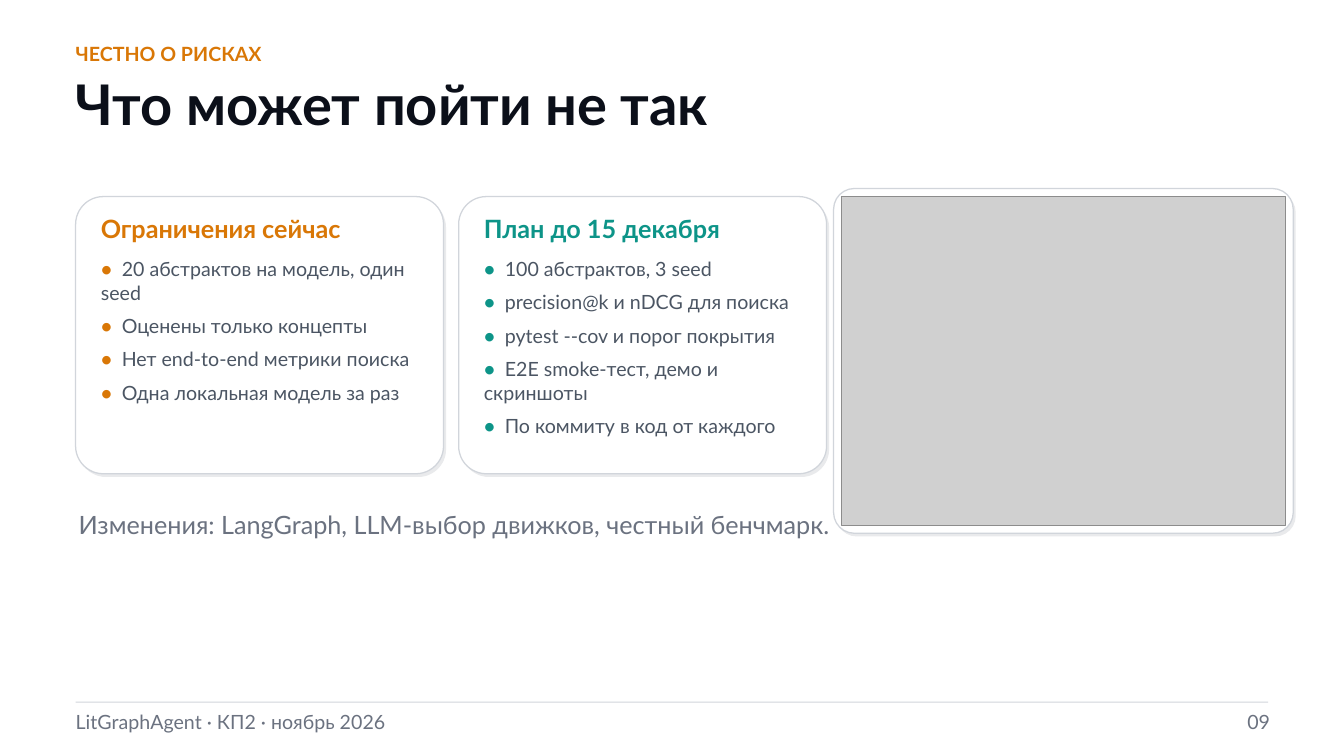
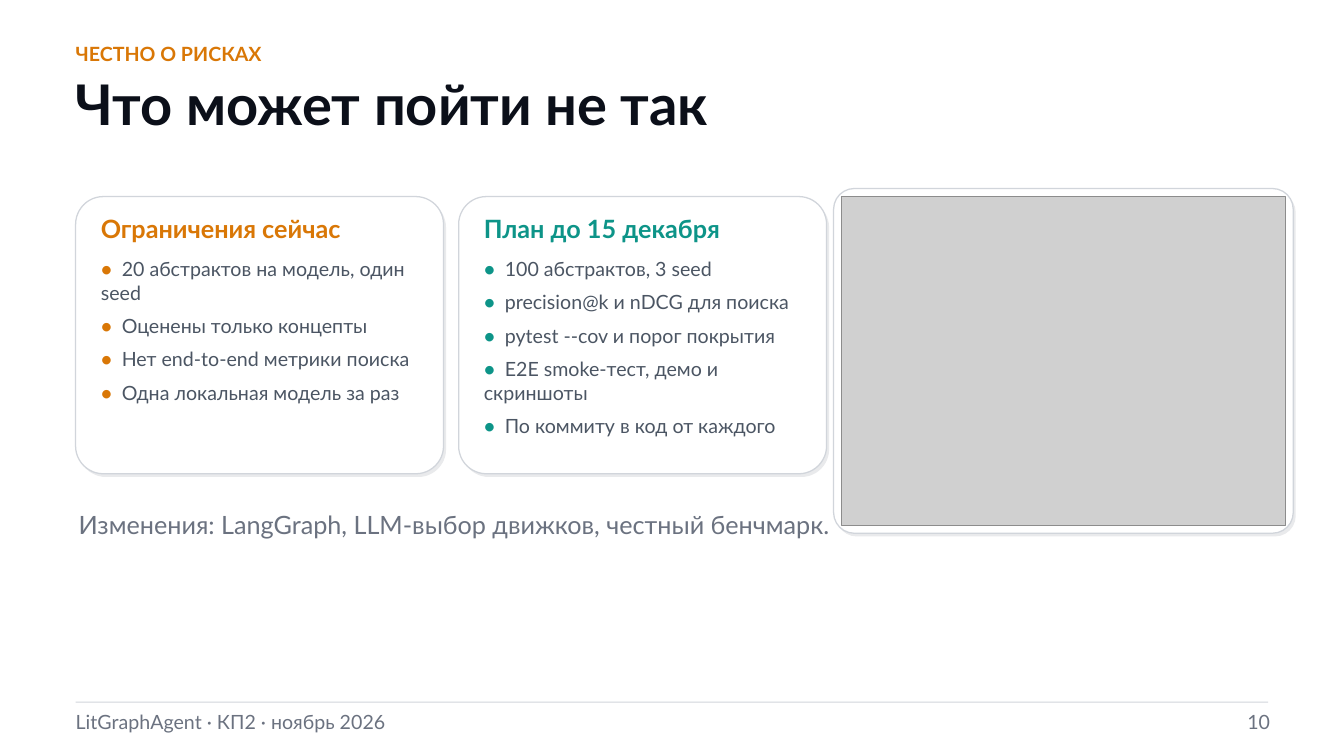
Before and after one commit to Icold21/lit-graph-agent, a slide deck: slide 10 of docs/kp2/kp2_presentation_kp1_style.pptx (slide 9 before the commit). Drawn at 1344x756 pixels with LibreOffice and Linux fonts; fonts in the diff are those of the drawing; grey boxes stand for pictures; background and template pictures are left out. Boxes give left, top, right and bottom in pixels: in the first picture for what was removed or moved away, otherwise in the second. Text is boxed around its words. In the diff, an @@ line names an element or a change of style, - is before the commit and + after.

```diff
--- a/docs/kp2/kp2_presentation_kp1_style.pptx
+++ b/docs/kp2/kp2_presentation_kp1_style.pptx
@@ text at (x1=1247, y1=715, x2=1270, y2=729): text changed @@
-09
+10
```
Also in this commit, not shown: 1 other slide changed, 1 slide added, 3 other files.
